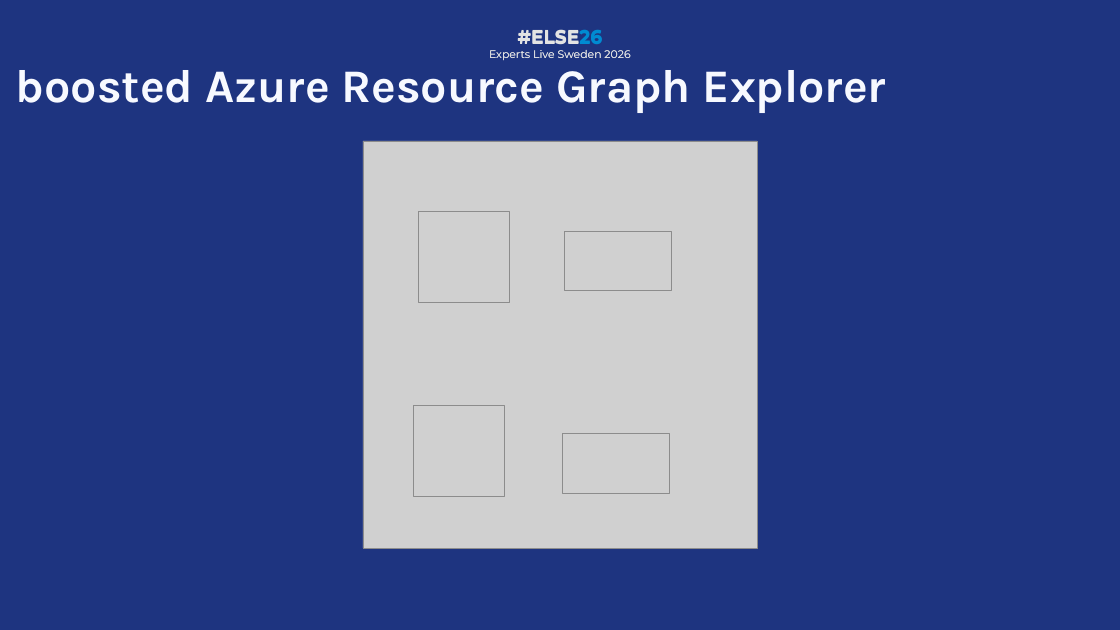
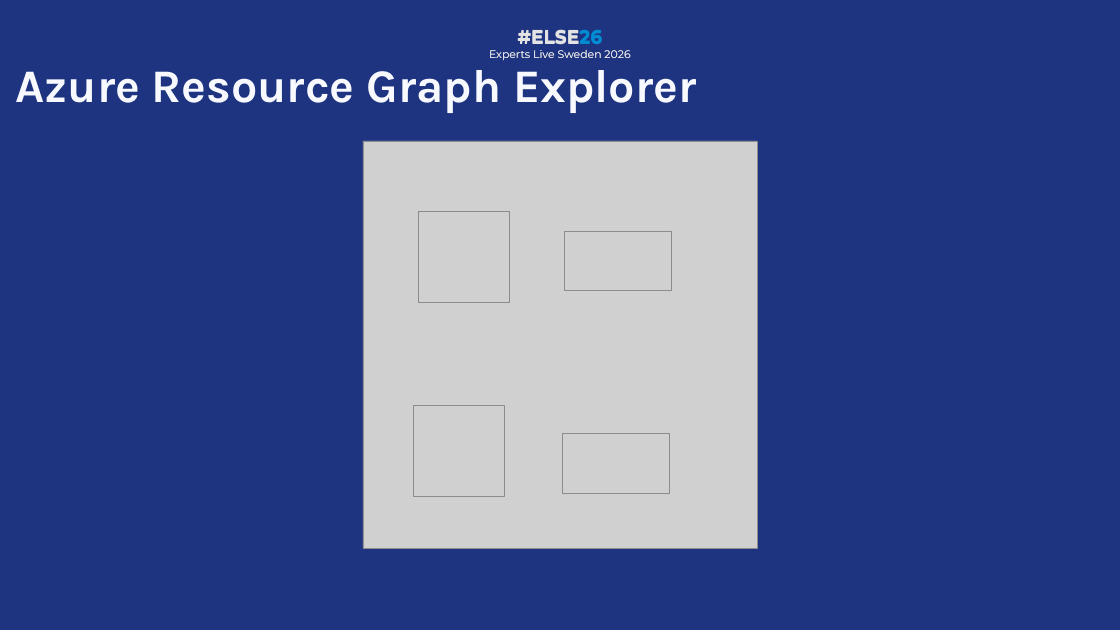
Before and after one commit to PalmEmanuel/ELSE26, a slide deck: slide 10 of ELSE26_TreasureHuntingInAzureWithKQL.pptx. Drawn at 1120x630 pixels with LibreOffice and Linux fonts; fonts in the diff are those of the drawing; grey boxes stand for pictures; background and template pictures are left out. Boxes give left, top, right and bottom in pixels: in the first picture for what was removed or moved away, otherwise in the second. Text is boxed around its words. In the diff, an @@ line names an element or a change of style, - is before the commit and + after.

```diff
--- a/ELSE26_TreasureHuntingInAzureWithKQL.pptx
+++ b/ELSE26_TreasureHuntingInAzureWithKQL.pptx
@@ title at <box>16,70,697,113</box>: text changed @@
-boosted Azure Resource Graph Explorer
+Azure Resource Graph Explorer
```
Also in this commit, not shown: 4 other slides changed.
